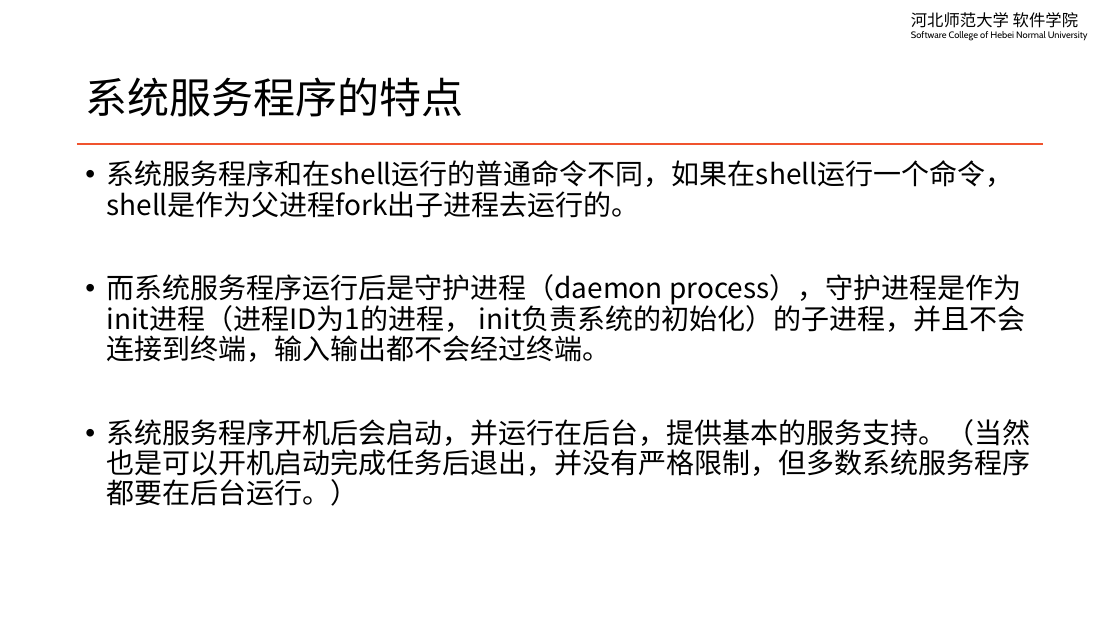
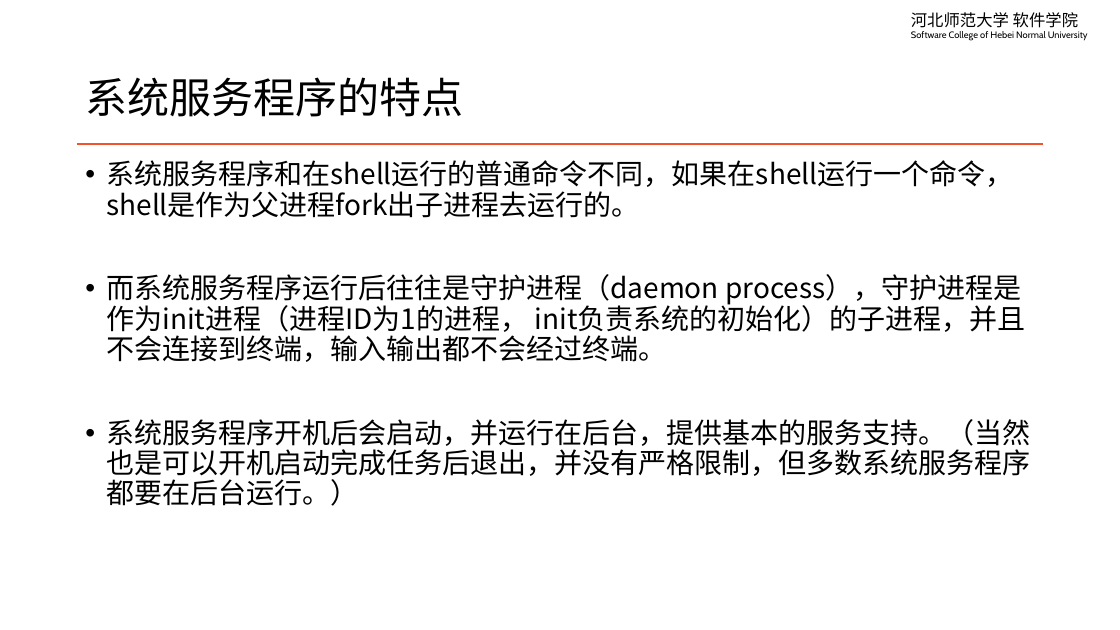
Before and after one commit to edu2act/course-linux-system, a slide deck: slide 2 of materials/slides/ch16-system-service.pptx. Drawn at 1120x630 pixels with LibreOffice and Linux fonts; fonts in the diff are those of the drawing. Boxes give left, top, right and bottom in pixels: in the first picture for what was removed or moved away, otherwise in the second. Text is boxed around its words. In the diff, an @@ line names an element or a change of style, - is before the commit and + after.

```diff
--- a/materials/slides/ch16-system-service.pptx
+++ b/materials/slides/ch16-system-service.pptx
@@ text at box(106, 274, 1026, 362): text changed @@
-• 而系统服务程序运行后是守护进程（daemon process），守护进程是作为init进程（进程ID为1的进程， init负责系统的初始化）的子进程，并且不会连接到终端，输入输出都不会经过终端。
+• 而系统服务程序运行后往往是守护进程（daemon process），守护进程是作为init进程（进程ID为1的进程， init负责系统的初始化）的子进程，并且不会连接到终端，输入输出都不会经过终端。
```
Also in this commit, not shown: 6 other files.
